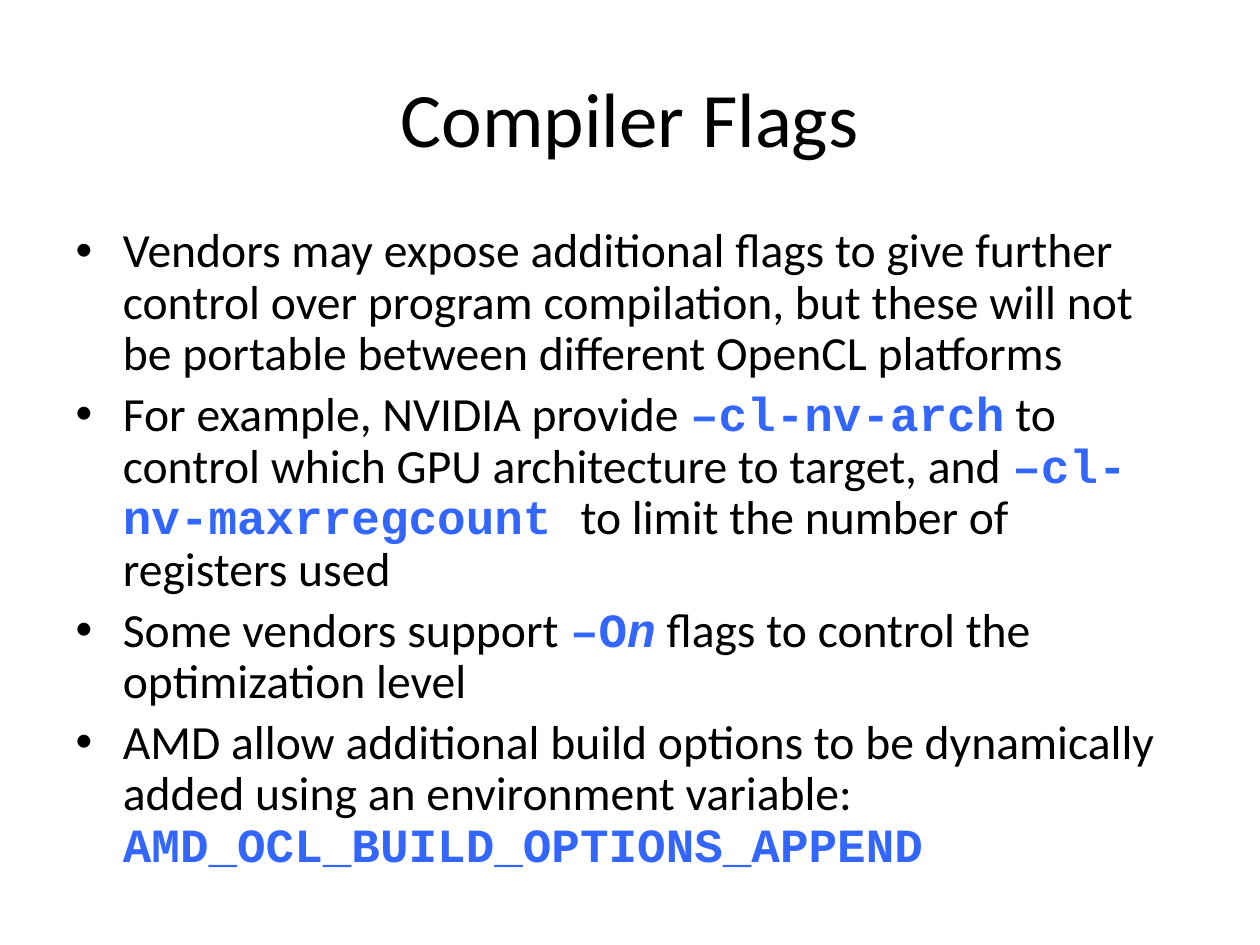
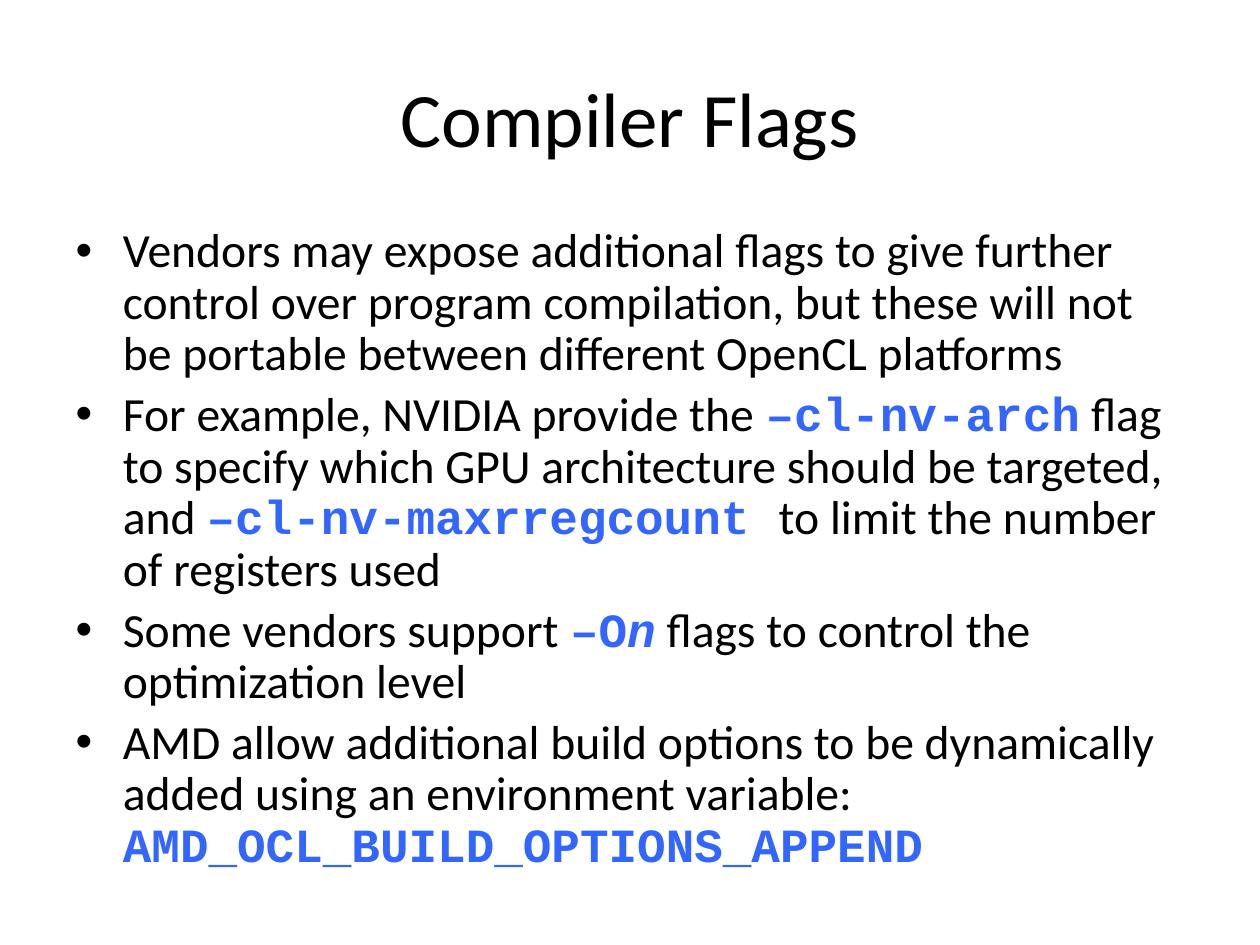
Before and after one commit to UoB-HPC/opencl-training-code, a slide deck: slide 16 of slides/advanced_part2.pptx. Drawn at 1260x945 pixels with LibreOffice and Linux fonts; fonts in the diff are those of the drawing. Boxes give left, top, right and bottom in pixels: in the first picture for what was removed or moved away, otherwise in the second. Text is boxed around its words. In the diff, an @@ line names an element or a change of style, - is before the commit and + after.

```diff
--- a/slides/advanced_part2.pptx
+++ b/slides/advanced_part2.pptx
@@ text at box(123, 397, 1163, 595): text changed @@
-• For example, NVIDIA provide –cl-nv-arch to control which GPU architecture to target, and –cl-nv-maxrregcount to limit the number of registers used
+• For example, NVIDIA provide the –cl-nv-arch flag to specify which GPU architecture should be targeted, and –cl-nv-maxrregcount to limit the number of registers used
```
Also in this commit, not shown: 3 other slides changed, 1 other file.
